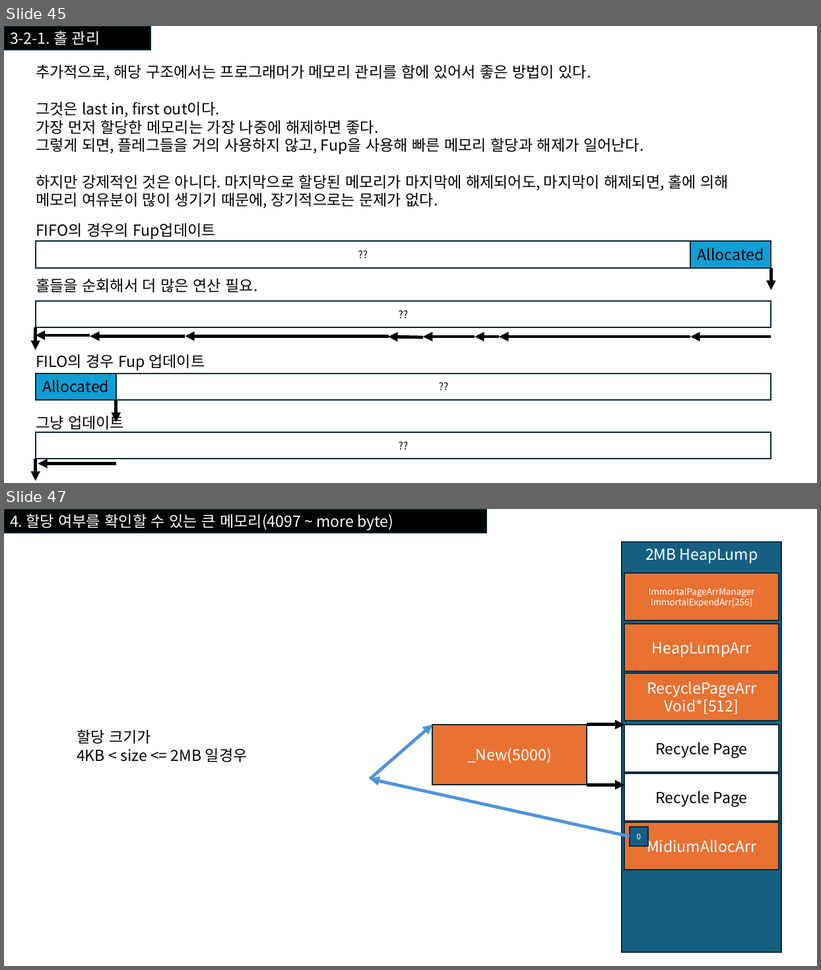
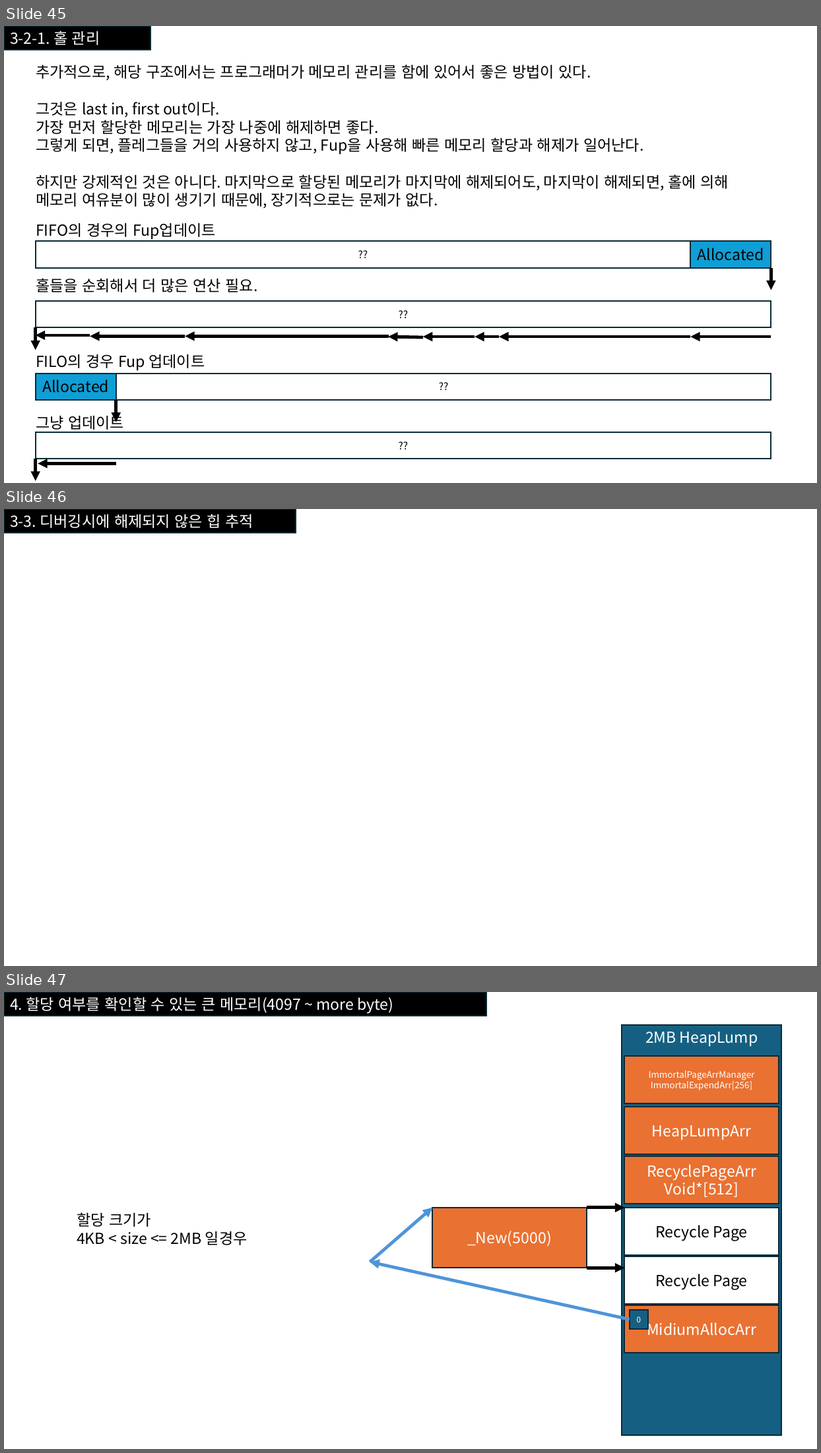
Before and after one commit to nohc2001/ALL_Utillity, a slide deck: ALL_Utillity/Documents/Utill_FreeMemory.pptx. Shown one above the other, each under a label of ours: slides 45 and 47 before the commit, slides 45, 46 and 47 after it; the slides between them are not shown. The pictures are 821x970 and 821x1453 pixels, drawn with LibreOffice and Linux fonts; fonts in the diff are those of the drawing. Boxes give left, top, right and bottom in pixels: in the first picture for what was removed or moved away, otherwise in the second. Text is boxed around its words. In the diff, an @@ line names an element or a change of style, - is before the commit and + after.

```diff
--- a/ALL_Utillity/Documents/Utill_FreeMemory.pptx
+++ b/ALL_Utillity/Documents/Utill_FreeMemory.pptx
@@ slide 46 added at box(4, 509, 817, 966), background #FFFFFF @@
@@ rectangle added at box(4, 509, 296, 533), fill #000000, outline #092A39 1.5 pt, 18 pt, text #FFFFFF @@
+3-3. 디버깅시에 해제되지 않은 힙 추적
```
Also in this commit, not shown: 1 slide changed, 1 slide removed, 27 other files.
